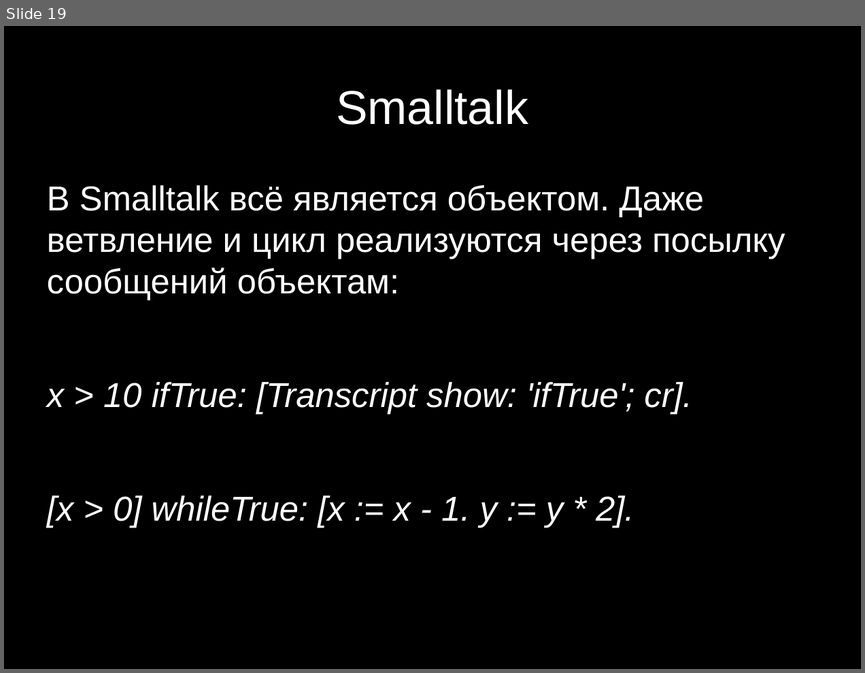
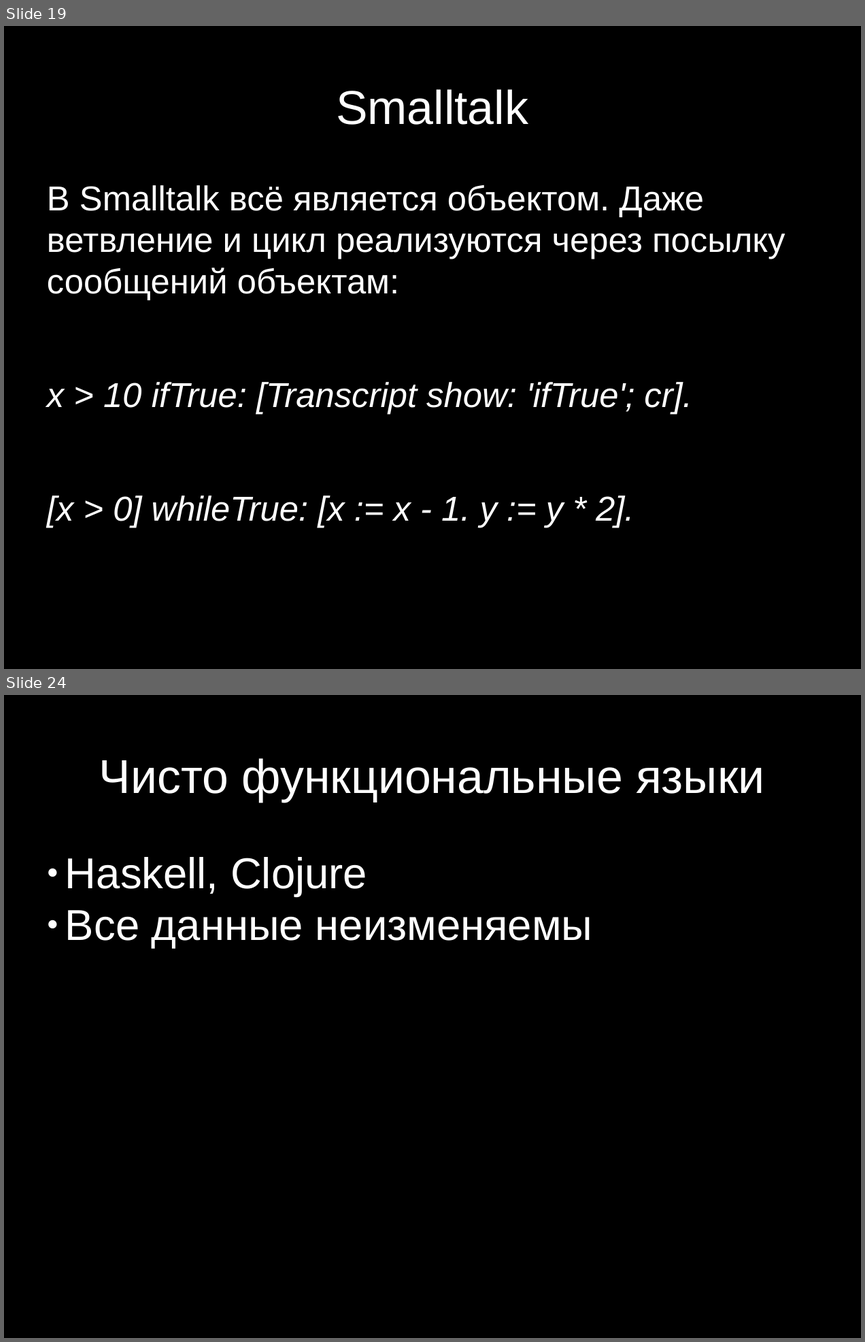
Before and after one commit to reflechant/programming_paradigms_in_history, a slide deck: presentation.odp. Shown one above the other, each under a label of ours: slide 19 before the commit, slides 19 and 24 after it; the slides between them are not shown. The pictures are 865x673 and 865x1342 pixels, drawn with LibreOffice and Linux fonts; fonts in the diff are those of the drawing. Boxes give left, top, right and bottom in pixels: in the first picture for what was removed or moved away, otherwise in the second. Text is boxed around its words. In the diff, an @@ line names an element or a change of style, - is before the commit and + after.

```diff
--- a/presentation.odp
+++ b/presentation.odp
@@ slide 24 added at <box>4,695,861,1338</box>, background #000000 @@
@@ title added at <box>99,758,764,802</box>, 44 pt, text #FFFFFF @@
+Чисто функциональные языки
@@ subtitle added at <box>65,857,593,948</box>, 40 pt, text #FFFFFF @@
+● Haskell, Clojure
+● Все данные неизменяемы
```
Also in this commit, not shown: 4 other slides added, 2 slides removed, 2 other files.
